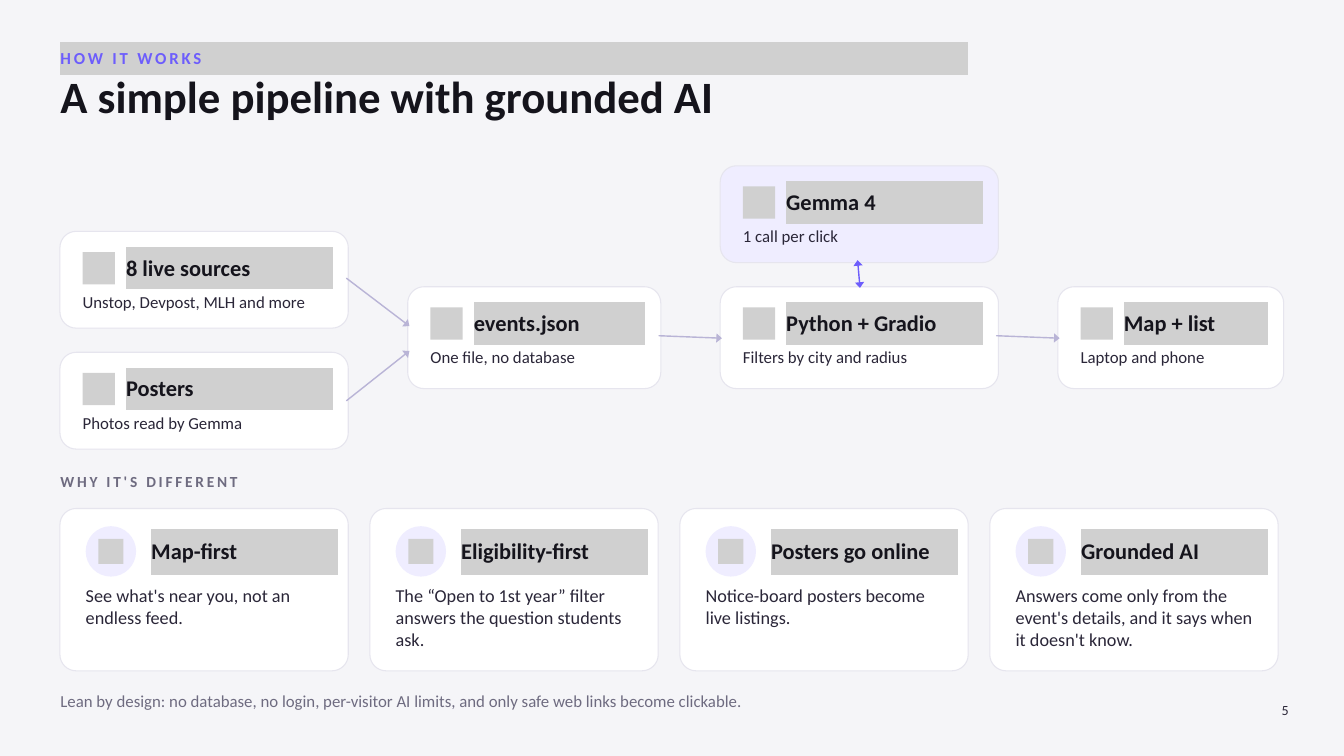
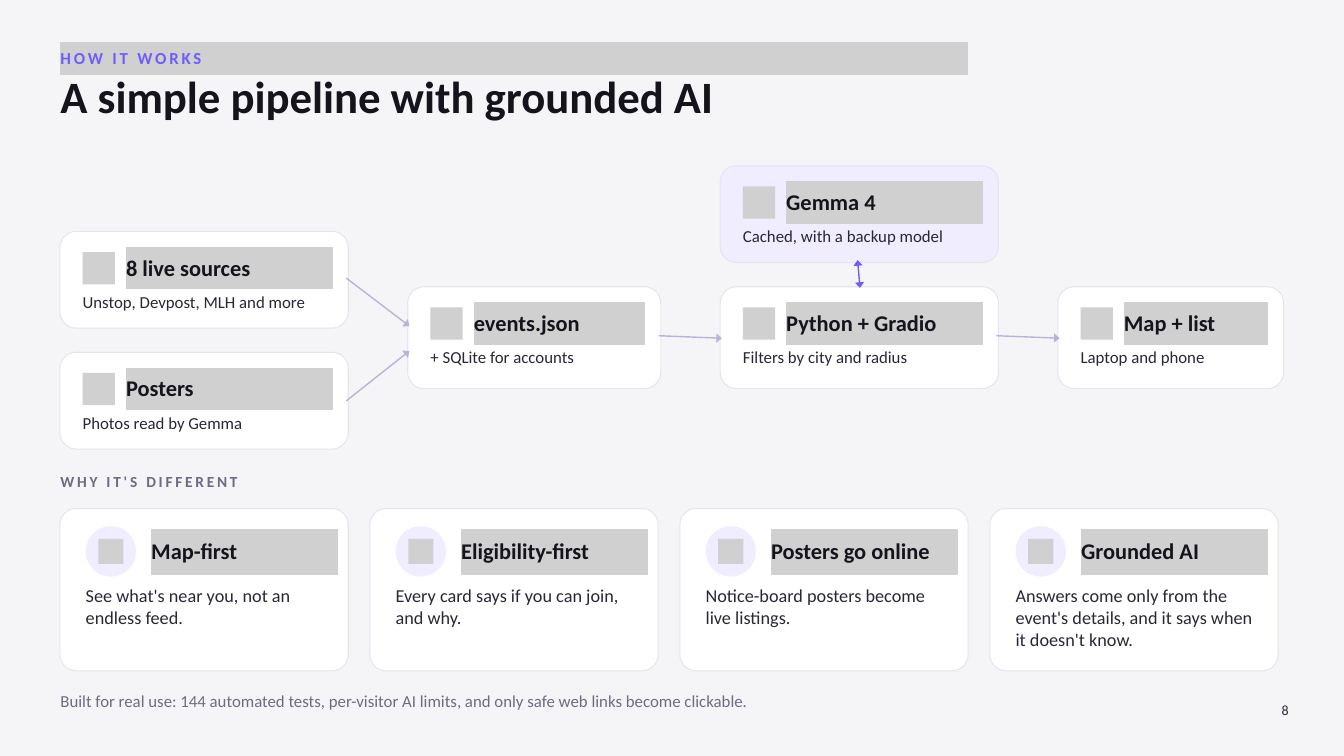
Before and after one commit to DivyanshBhandary/HackFindr, a slide deck: slide 8 of docs/HackFindr_presentation.pptx (slide 5 before the commit). Drawn at 1344x756 pixels with LibreOffice and Linux fonts; fonts in the diff are those of the drawing; grey boxes stand for pictures. Boxes give left, top, right and bottom in pixels: in the first picture for what was removed or moved away, otherwise in the second. Text is boxed around its words. In the diff, an @@ line names an element or a change of style, - is before the commit and + after.

```diff
--- a/docs/HackFindr_presentation.pptx
+++ b/docs/HackFindr_presentation.pptx
@@ text at (x1=743, y1=230, x2=943, y2=245): text changed @@
-1 call per click
+Cached, with a backup model
@@ text at (x1=443, y1=351, x2=574, y2=366): text changed @@
-One file, no database
++ SQLite for accounts
@@ text at (x1=396, y1=589, x2=618, y2=627): text changed @@
-The “Open to 1st year” filter answers the question students ask.
+Every card says if you can join, and why.
@@ text at (x1=60, y1=695, x2=747, y2=710): text changed @@
-Lean by design: no database, no login, per-visitor AI limits, and only safe web links become clickable.
+Built for real use: 144 automated tests, per-visitor AI limits, and only safe web links become clickable.
@@ text at (x1=1282, y1=705, x2=1289, y2=715): text changed @@
-5
+8
```
Also in this commit, not shown: 5 other slides changed, 5 slides added, 20 other files.
